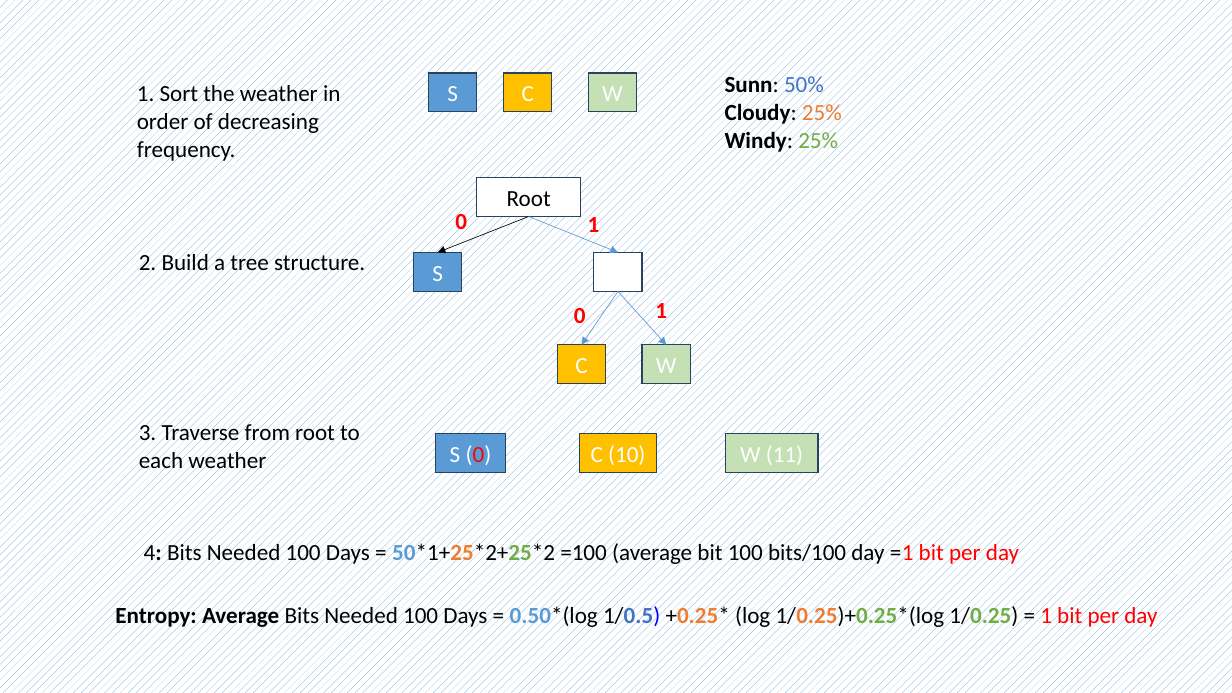
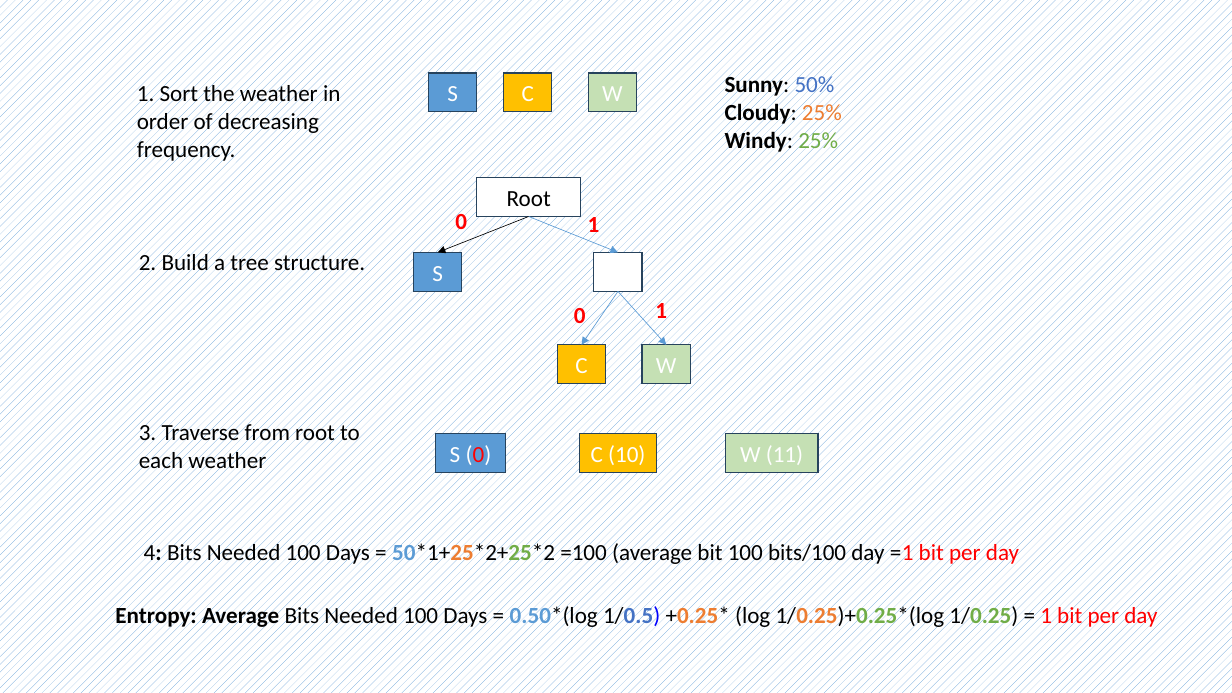
Before and after one commit to frankwxu/AI4DigitalForensics, a slide deck: slide 12 of CYFI445/lectures/08_multiclass_classification_n_to_n_2hidden/0_ML_concepts_multiclass.pptx. Drawn at 1232x693 pixels with LibreOffice and Linux fonts; fonts in the diff are those of the drawing; background and template pictures are left out. Boxes give left, top, right and bottom in pixels: in the first picture for what was removed or moved away, otherwise in the second. Text is boxed around its words. In the diff, an @@ line names an element or a change of style, - is before the commit and + after.

```diff
--- a/CYFI445/lectures/08_multiclass_classification_n_to_n_2hidden/0_ML_concepts_multiclass.pptx
+++ b/CYFI445/lectures/08_multiclass_classification_n_to_n_2hidden/0_ML_concepts_multiclass.pptx
@@ text at (x1=725, y1=73, x2=835, y2=99): text changed @@
-Sunn: 50%
+Sunny: 50%
```
Also in this commit, not shown: 3 other files.
